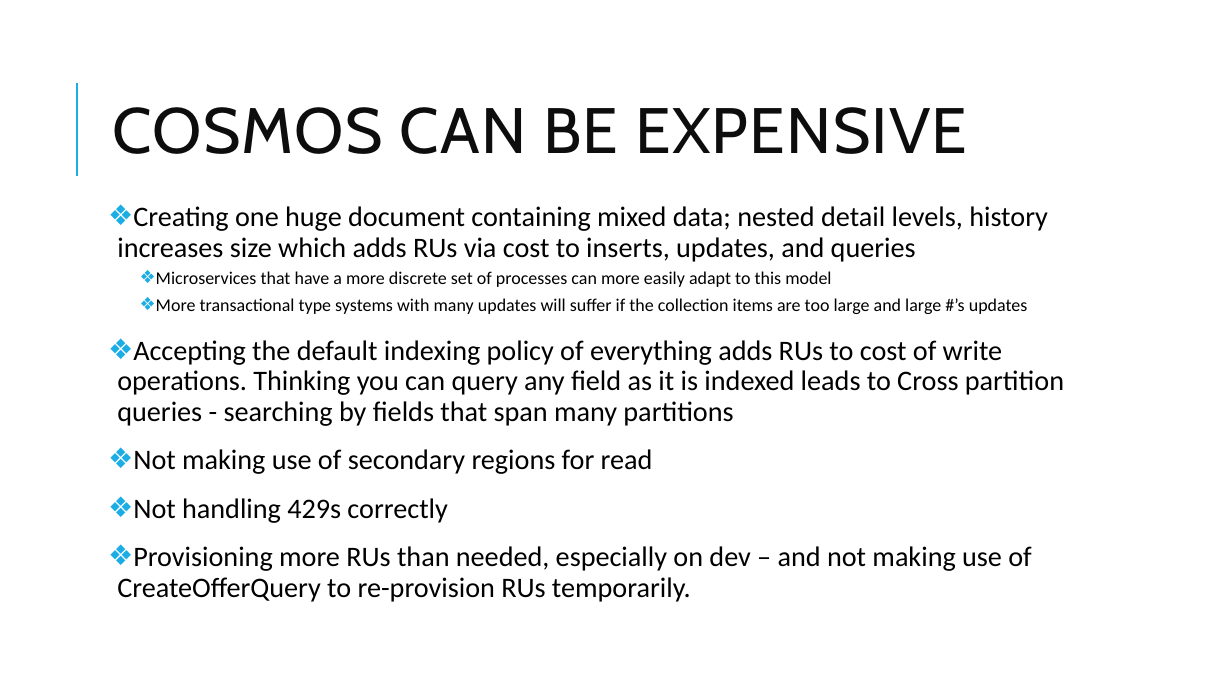
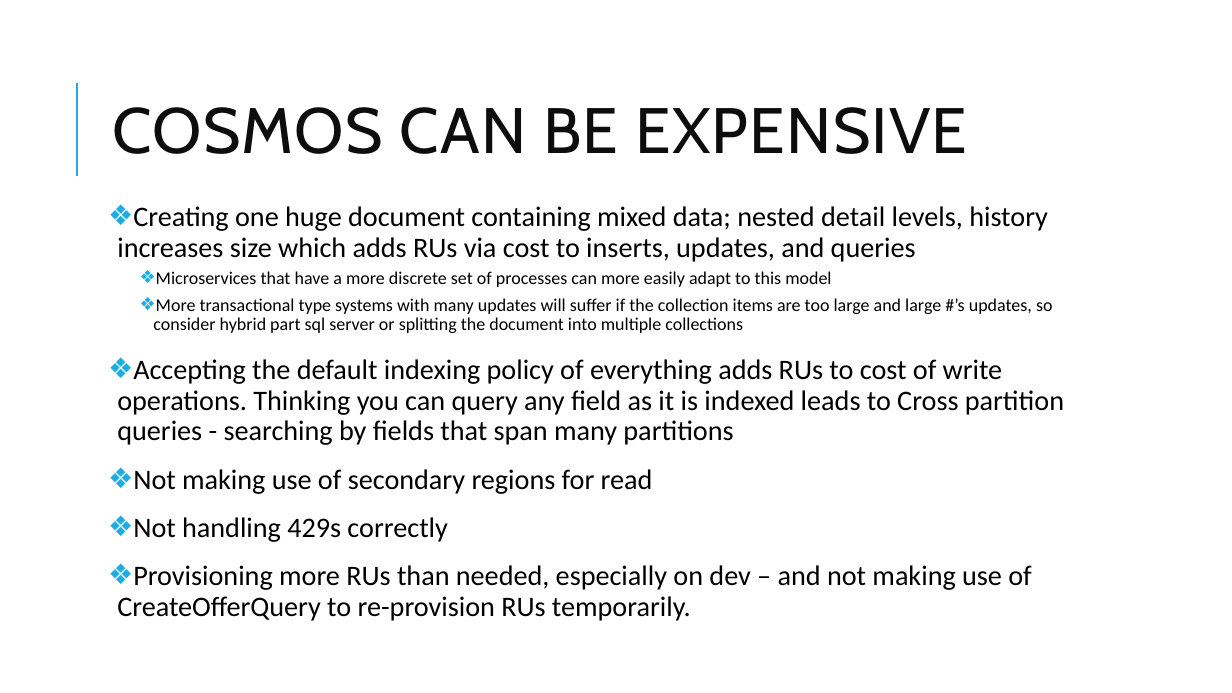
Before and after one commit to maryfromcolorado/CosmosDeepDive, a slide deck: slide 2 of Cosmos Deep Dive.pptx. Drawn at 1232x693 pixels with LibreOffice and Linux fonts; fonts in the diff are those of the drawing. Boxes give left, top, right and bottom in pixels: in the first picture for what was removed or moved away, otherwise in the second. Text is boxed around its words. In the diff, an @@ line names an element or a change of style, - is before the commit and + after.

```diff
--- a/Cosmos Deep Dive.pptx
+++ b/Cosmos Deep Dive.pptx
@@ text at (153, 298, 1053, 333): text changed @@
-    ❖ More transactional type systems with many updates will suffer if the collection items are too large and large #’s updates
+    ❖ More transactional type systems with many updates will suffer if the collection items are too large and large #’s updates, so consider hybrid part sql server or splitting the document into multiple collections
```
Also in this commit, not shown: 1 slide added.
